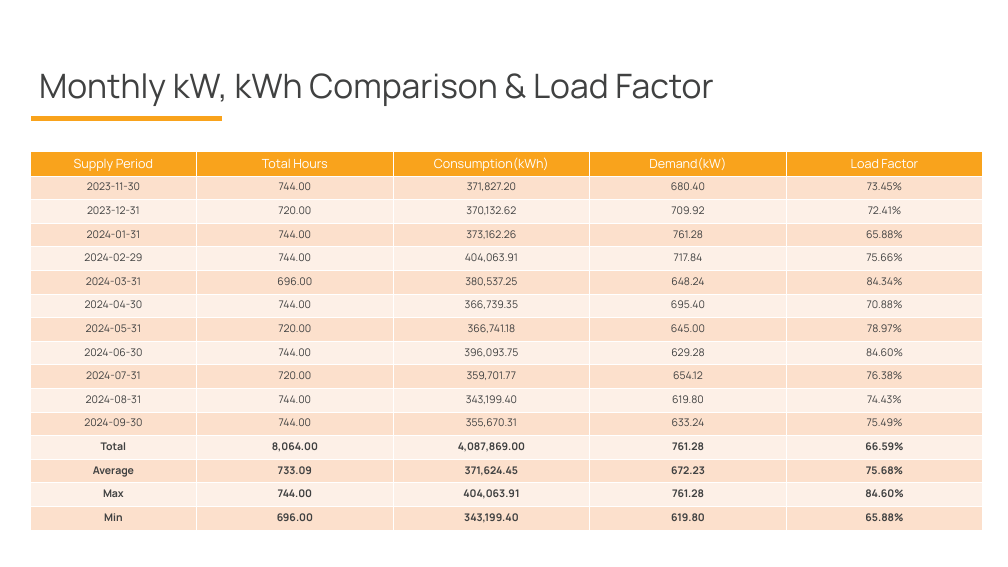
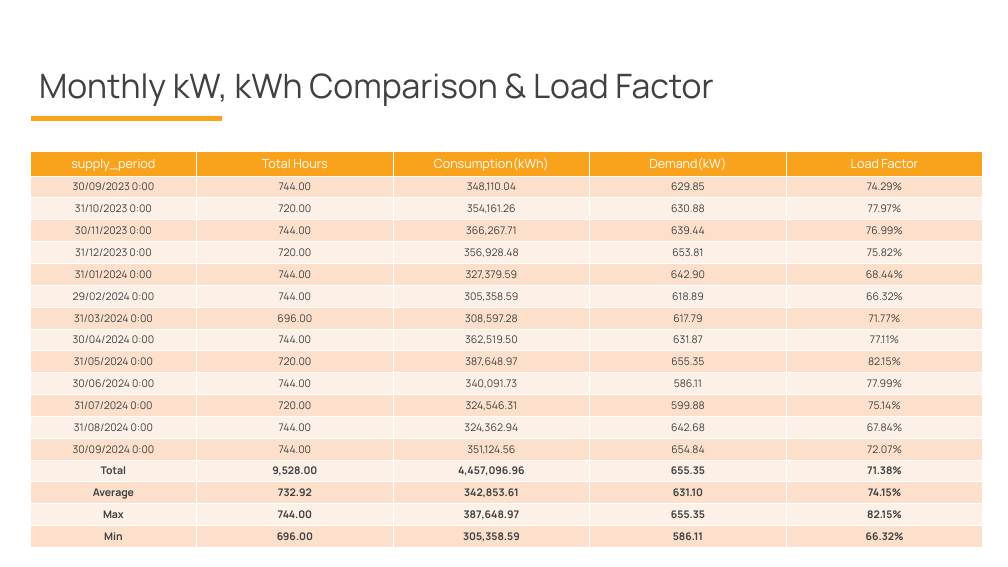
Before and after one commit to regosomark/analysis, a slide deck: slide 2 of insights.pptx. Drawn at 1008x567 pixels with LibreOffice and Linux fonts; fonts in the diff are those of the drawing. Boxes give left, top, right and bottom in pixels: in the first picture for what was removed or moved away, otherwise in the second. Text is boxed around its words. In the diff, an @@ line names an element or a change of style, - is before the commit and + after.

```diff
--- a/insights.pptx
+++ b/insights.pptx
@@ table at (x1=30, y1=151, x2=983, y2=545) @@
-row 1: Supply Period | Total Hours | Consumption(kWh) | Demand(kW) | Load Factor
-row 2: 2023-11-30 | 744.00 | 371,827.20 | 680.40 | 73.45%
-row 3: 2023-12-31 | 720.00 | 370,132.62 | 709.92 | 72.41%
-row 4: 2024-01-31 | 744.00 | 373,162.26 | 761.28 | 65.88%
-row 5: 2024-02-29 | 744.00 | 404,063.91 | 717.84 | 75.66%
-row 6: 2024-03-31 | 696.00 | 380,537.25 | 648.24 | 84.34%
-row 7: 2024-04-30 | 744.00 | 366,739.35 | 695.40 | 70.88%
-row 8: 2024-05-31 | 720.00 | 366,741.18 | 645.00 | 78.97%
-row 9: 2024-06-30 | 744.00 | 396,093.75 | 629.28 | 84.60%
-row 10: 2024-07-31 | 720.00 | 359,701.77 | 654.12 | 76.38%
-row 11: 2024-08-31 | 744.00 | 343,199.40 | 619.80 | 74.43%
-row 12: 2024-09-30 | 744.00 | 355,670.31 | 633.24 | 75.49%
-row 13: Total | 8,064.00 | 4,087,869.00 | 761.28 | 66.59%
-row 14: Average | 733.09 | 371,624.45 | 672.23 | 75.68%
-row 15: Max | 744.00 | 404,063.91 | 761.28 | 84.60%
-row 16: Min | 696.00 | 343,199.40 | 619.80 | 65.88%
+row 1: supply_period | Total Hours | Consumption(kWh) | Demand(kW) | Load Factor
+row 2: 30/09/2023 0:00 | 744.00 | 348,110.04 | 629.85 | 74.29%
+row 3: 31/10/2023 0:00 | 720.00 | 354,161.26 | 630.88 | 77.97%
+row 4: 30/11/2023 0:00 | 744.00 | 366,267.71 | 639.44 | 76.99%
+row 5: 31/12/2023 0:00 | 720.00 | 356,928.48 | 653.81 | 75.82%
+row 6: 31/01/2024 0:00 | 744.00 | 327,379.59 | 642.90 | 68.44%
+row 7: 29/02/2024 0:00 | 744.00 | 305,358.59 | 618.89 | 66.32%
+row 8: 31/03/2024 0:00 | 696.00 | 308,597.28 | 617.79 | 71.77%
+row 9: 30/04/2024 0:00 | 744.00 | 362,519.50 | 631.87 | 77.11%
+row 10: 31/05/2024 0:00 | 720.00 | 387,648.97 | 655.35 | 82.15%
+row 11: 30/06/2024 0:00 | 744.00 | 340,091.73 | 586.11 | 77.99%
+row 12: 31/07/2024 0:00 | 720.00 | 324,546.31 | 599.88 | 75.14%
+row 13: 31/08/2024 0:00 | 744.00 | 324,362.94 | 642.68 | 67.84%
+row 14: 30/09/2024 0:00 | 744.00 | 351,124.56 | 654.84 | 72.07%
+row 15: Total | 9,528.00 | 4,457,096.96 | 655.35 | 71.38%
+row 16: Average | 732.92 | 342,853.61 | 631.10 | 74.15%
+row 17: Max | 744.00 | 387,648.97 | 655.35 | 82.15%
+row 18: Min | 696.00 | 305,358.59 | 586.11 | 66.32%
```
Also in this commit, not shown: 12 other files.
